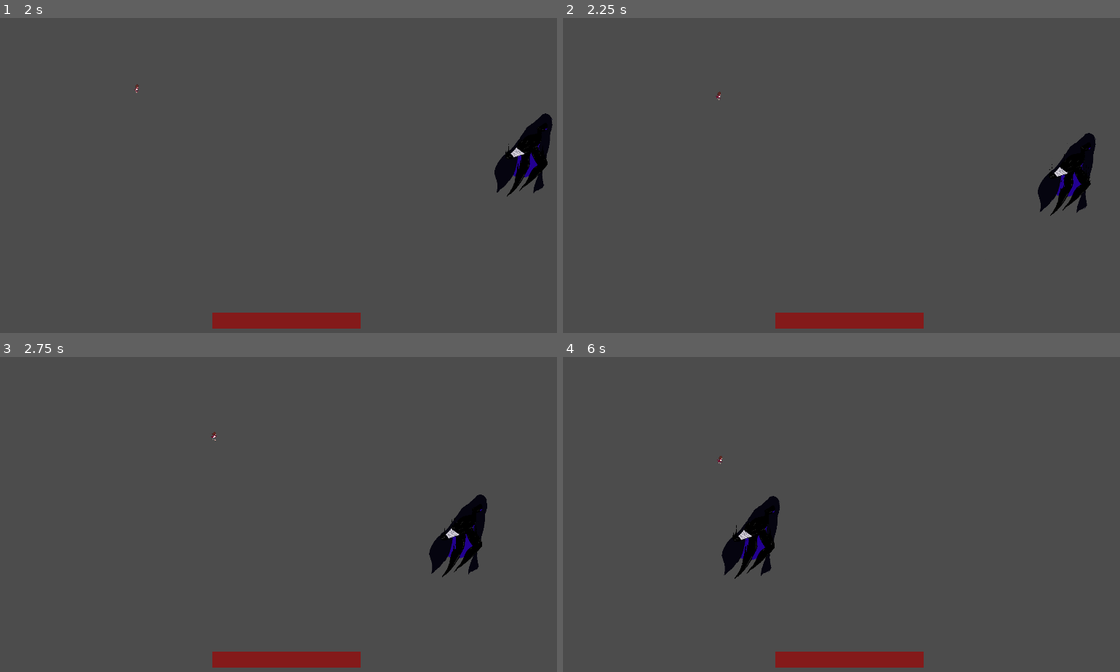
Above: before the commit, frames 1-4 (two rows, left to right).
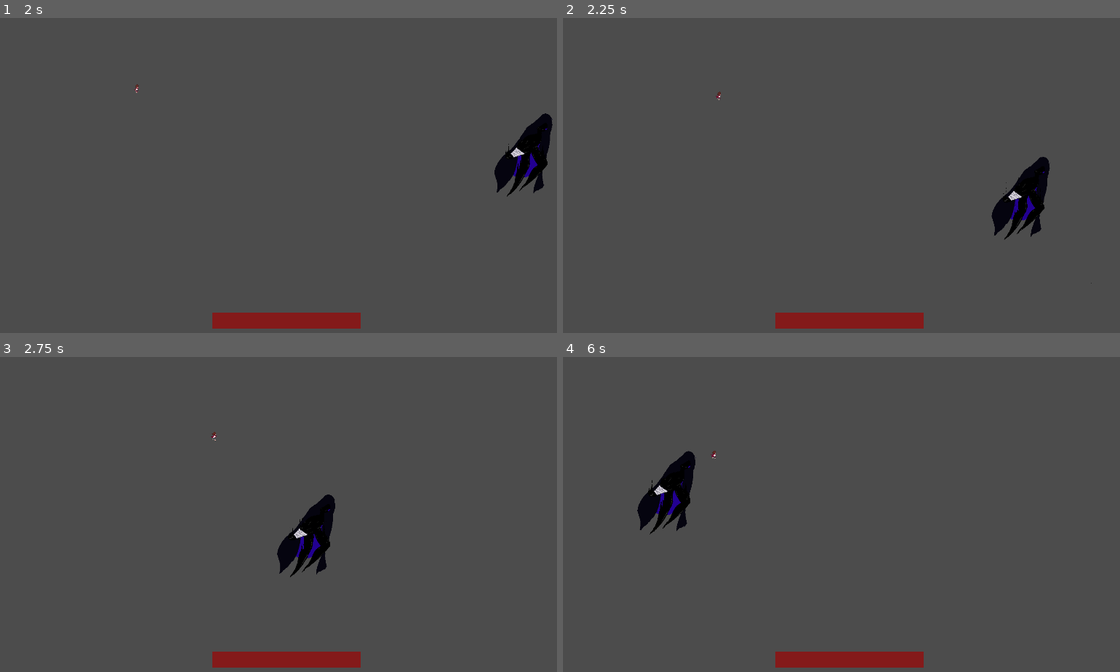
Above: after the commit, the same moments.

Repository: LadyVolk/The-Modern-Triad
Game: Godot game, scene res://Bosses/Anxiety/Level2.tscn
Same seed, same stepped clock (60 frames per second), same inputs: the game is played once before the commit and once after it. This scene is started directly instead of the project's main scene. Sound files missing from this copy of the repository are replaced by a short silence.
Inputs (mouse positions are in pixels of both pictures, inside the frame that each line leads up to):
- Up to frame 1 (2 s): move the mouse to (412, 156) at 0.52 s; hold D (player_right) 0.53-1.28 s; hold Right mouse button (melee_attack) 0.53-1.28 s; move the mouse to (172, 188) at 1.27 s; hold S (player_down) from 1.28 s (still down); tap Space (player_dash) at 1.35 s
- Up to frame 2 (2.25 s): tap Enter at 2 s; move the mouse to (908, 99) at 2.02 s; release S (player_down) at 2.03 s; press the mouse at (908, 99) at 2.03 s; hold D (player_right) from 2.03 s (still down)
- Up to frame 3 (2.75 s): keep holding D (player_right)
- Up to frame 4 (6 s): move the mouse to (819, 577) at 2.77 s; release D (player_right) at 2.78 s; release the mouse at (819, 577) at 2.78 s; hold W (player_up) 2.78-3.53 s; right-click (819, 577) at 2.85 s; move the mouse to (1025, 561) at 3.52 s; hold Space (player_dash) 3.53-4.28 s; hold A (player_left) 3.53-5.03 s; move the mouse to (674, 464) at 4.27 s; click (674, 464) at 4.35 s; move the mouse to (880, 511) at 5.02 s; hold S (player_down) 5.03-5.78 s; hold Right mouse button (melee_attack) 5.03-5.78 s; move the mouse to (763, 429) at 5.77 s; hold D (player_right) from 5.78 s (still down); tap Space (player_dash) at 5.85 s

Frame 1 is identical in both runs. In frame 2, 2.7% of the frame differs, in the area x 76-96%, y 36-85%; in frame 3, 2.9%; in frame 4, 3.0%, in the area x 13-39%, y 29-71%.

Commit message:
fixed things I forgot to remove

Diff:
--- a/game/Bosses/Anxiety/Anxiety.gd
+++ b/game/Bosses/Anxiety/Anxiety.gd
@@ -1,11 +1,10 @@
 extends KinematicBody2D
 
-onready var timer = $Timer
 
 signal new_target_position
 
 var target_destination
-var speed = 300
+var speed = 1000
 var invincible = false
 var boss_state = 1
 var player = null
--- a/game/Bosses/Anxiety/Anxiety.tscn
+++ b/game/Bosses/Anxiety/Anxiety.tscn
@@ -145,10 +145,6 @@
 position = Vector2( 1.19745, -2.99368 )
 shape = SubResource( 1 )
 
-[node name="Timer" type="Timer" parent="."]
-wait_time = 4.0
-autostart = true
-
 [node name="TimerPosition" type="Timer" parent="."]
 one_shot = true
 autostart = true
@@ -160,10 +156,4 @@
 anims/stun = SubResource( 4 )
 
 [node name="Tween" type="Tween" parent="."]
-
-[node name="TimerDelusion" type="Timer" parent="."]
-wait_time = 4.0
-autostart = true
-[connection signal="timeout" from="Timer" to="." method="_on_Timer_timeout"]
 [connection signal="timeout" from="TimerPosition" to="." method="_on_TimerPosition_timeout"]
-[connection signal="timeout" from="TimerDelusion" to="." method="_on_TimerDelusion_timeout"]
--- a/game/Bosses/Anxiety/Level2.gd
+++ b/game/Bosses/Anxiety/Level2.gd
@@ -37,7 +37,6 @@
 	new_projectile.direction = direction
 
 
-
 func random_position():
 	randomize()
 	var shape = $BossArea/CollisionShape2D.shape
